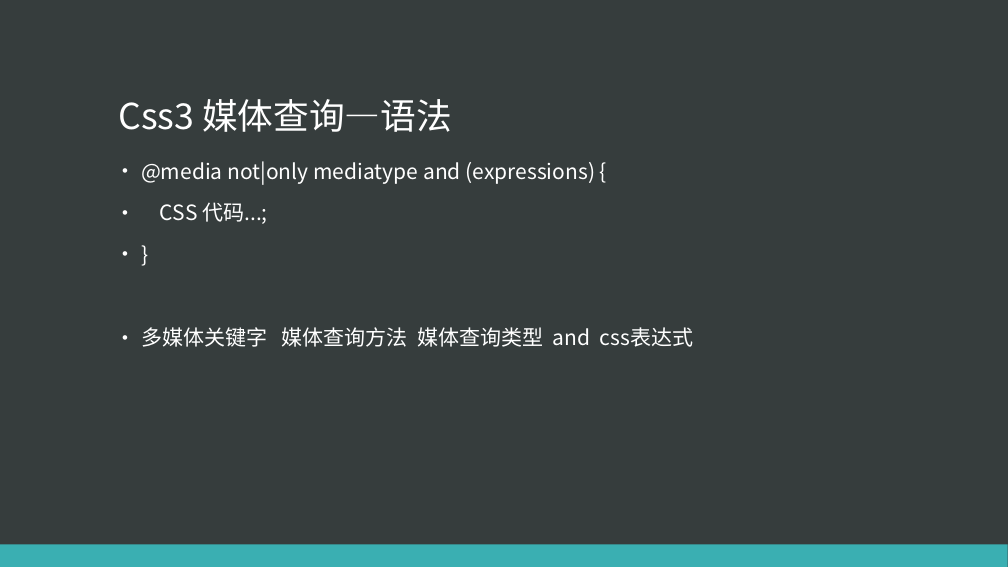
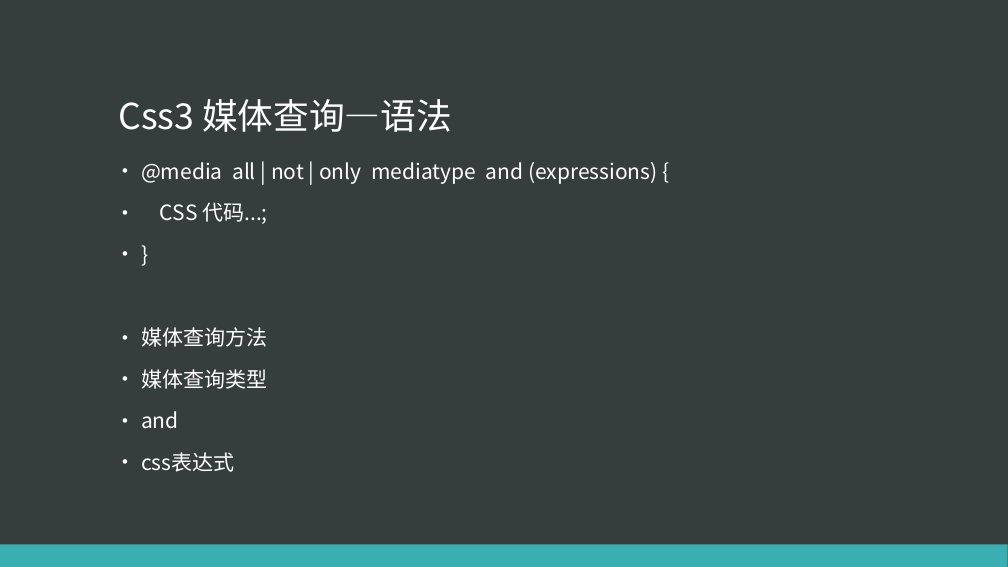
Before and after one commit to eventao/courseware, a slide deck: slide 4 of ppt/css3/css3-media.pptx. Drawn at 1008x567 pixels with LibreOffice and Linux fonts; fonts in the diff are those of the drawing. Boxes give left, top, right and bottom in pixels: in the first picture for what was removed or moved away, otherwise in the second. Text is boxed around its words. In the diff, an @@ line names an element or a change of style, - is before the commit and + after.

```diff
--- a/ppt/css3/css3-media.pptx
+++ b/ppt/css3/css3-media.pptx
@@ text at [141,162,658,184]: text changed @@
-• @media not|only mediatype and (expressions) {
+• @media all | not | only mediatype and (expressions) {
@@ text at [141,327,267,472]: text changed @@
-• 多媒体关键字 媒体查询方法 媒体查询类型 and css表达式
+• 媒体查询方法
+• 媒体查询类型
+• and
+• css表达式
```
Also in this commit, not shown: 2 other slides changed, 2 slides added, 1 other file.
